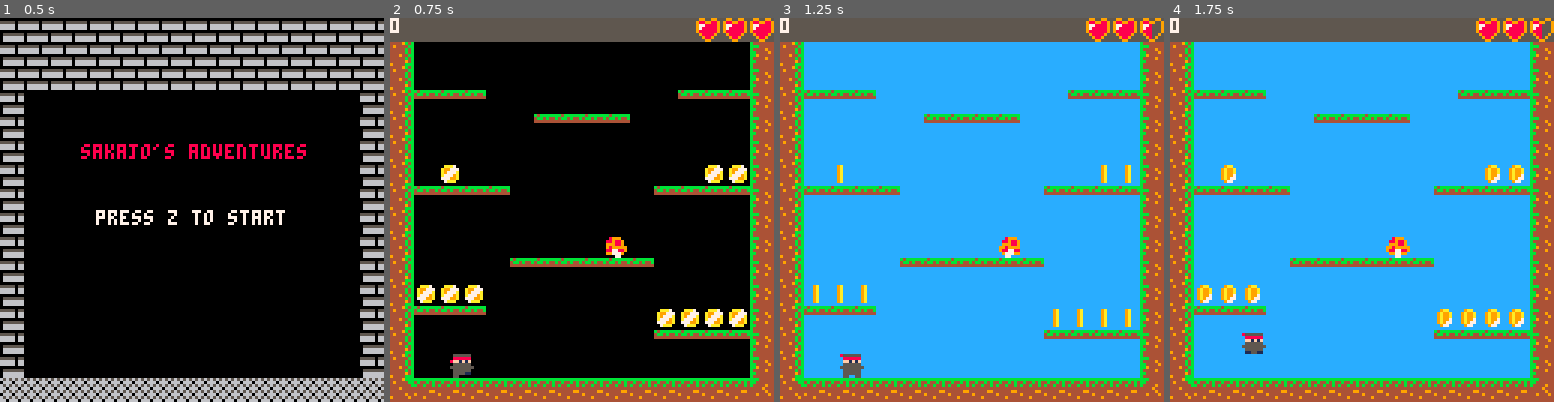
Above: before the commit, frames 1-4 (left to right).
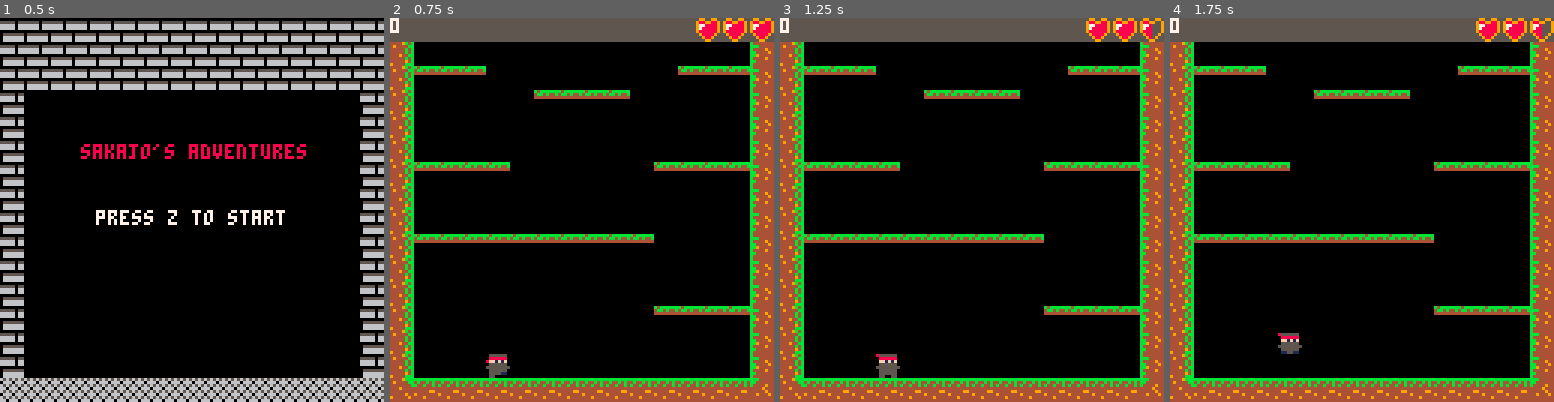
Above: after the commit, the same moments.

Repository: jmoreno1221/Sakajos-Adventures
Game: PICO-8 cartridge sasa.p8
Two runs of this game, one before a commit and one after it. Both use one fixed random seed, a clock stepped at 60 frames per second and the inputs below.
Inputs:
- Up to frame 1 (0.5 s): tap X (X key) at 0.33 s
- Up to frame 2 (0.75 s): tap O (Z key) at 0.7 s
- Up to frame 3 (1.25 s): tap X (X key) at 1.07 s
- Up to frame 4 (1.75 s): hold Right from 1.6 s (still down); tap O (Z key) at 1.7 s

Frame 1 is identical in both runs. In frame 2, 11% of the frame differs, in the area x 6-94%, y 12-94%; in frame 3, 77%, in the area x 6-94%, y 6-94%; in frame 4, 77%.

Commit message:
Fixed map a bit

Diff:
--- a/sasa.p8
+++ b/sasa.p8
@@ -8,8 +8,10 @@
 	title.lantern=10
 	coins={}
 	food={}
-	enemies={}
-	enemies.pic=23
+	mushroom={}
+	mushroom.pic=23
+	evilplant={}
+	evilplant.pic=42
 	food.y=0
 	coins.pic=38
 	step=0
@@ -19,15 +21,15 @@
 ---creates all variables for the game
 function gameinit()
 	mode=1
-	px=20    -- x-position
-	py=496   -- y-position
+	px=160    -- x-position
+	py=240   -- y-position
 	pstate=0 -- current player state
 	pspr=1   -- current sprite
 	pdir=0   -- current direction
 	pat=0    -- player state timer
 	lvl=1
-	camx=0
-	camy=384
+	camx=128
+	camy=128
 	floor=0
 	ceiling=0
 	leftwall=0
@@ -76,15 +78,15 @@
 ---advances throughout the levels
 function update_camera(lvl)
 	if lvl==1 then
-		if py < 390 and camy>0 then
-			camy = 264
+		if py < 135 then
+			camy = 0
 		else
-			camy = 384
+			camy = 128
 		end
-		floor=504
-		ceiling=272
-		leftwall=8
-	 rightwall=112
+		floor=244
+		ceiling=8
+		leftwall=136
+	 rightwall=240
 	end
 end
 
@@ -116,8 +118,10 @@
 function game_update60()
   coins.pic+=0.2
   food.y+=0.15
-  enemies.pic+=0.09
-  if(enemies.pic>26) enemies.pic=23
+  mushroom.pic+=0.09
+  evilplant.pic+=0.05
+  if(evilplant.pic>44) evilplant.pic=42
+  if(mushroom.pic>26) mushroom.pic=23
   if(food.y>2) food.y=0
   if(coins.pic>42) coins.pic=38
  left=btn(⬅️) -- button0 state
@@ -224,7 +228,8 @@
 
 function lvl_enemies(clevel)
 if clevel==1 then
-	spr(enemies.pic,72,456)
+	spr(mushroom.pic,72,456)
+	spr(evilplant.pic,32,432)
 end
 end
 
@@ -236,33 +241,33 @@
 map(0,16,camx,camy,16,1)
 print(score,camx,camy,7)
 if health==6 then
-spr(56,102,camy)
-spr(56,111,camy)
-spr(56,120,camy)
+spr(56,camx+102,camy)
+spr(56,camx+111,camy)
+spr(56,camx+120,camy)
 elseif health==5 then
-spr(56,102,camy)
-spr(56,111,camy)
-spr(57,120,camy)
+spr(56,camx+102,camy)
+spr(56,camx+111,camy)
+spr(57,camx+120,camy)
 elseif health==4 then
-spr(56,102,camy)
-spr(56,111,camy)
-spr(58,120,camy)
+spr(56,camx+102,camy)
+spr(56,camx+111,camy)
+spr(58,camx+120,camy)
 elseif health==3 then
-spr(56,102,camy)
-spr(57,111,camy)
-spr(58,120,camy)
+spr(56,camx+102,camy)
+spr(57,camx+111,camy)
+spr(58,camx+120,camy)
 elseif health==2 then
-spr(56,102,camy)
-spr(58,111,camy)
-spr(58,120,camy)
+spr(56,camx+102,camy)
+spr(58,camx+111,camy)
+spr(58,camx+120,camy)
 elseif health==1 then
-spr(57,102,camy)
-spr(58,111,camy)
-spr(58,120,camy)
+spr(57,camx+102,camy)
+spr(58,camx+111,camy)
+spr(58,camx+120,camy)
 else
-spr(58,102,camy)
-spr(58,111,camy)
-spr(58,120,camy)
+spr(58,camx+102,camy)
+spr(58,camx+111,camy)
+spr(58,camx+120,camy)
 end
 end
 __gfx__
@@ -275,21 +280,21 @@
 01155550055551100115511005555550000000009999990999999900070707000033330000070000505985055058950500555550000000000000000000070b00
 00000550055000000000000005500550000000000000990990999999000000000063360000777000555555555555555500055500000000000000000000000000
 555555550000000044494444444444444444444900000000656565650000000000000000000000000000040000e0000000333300000000004004000000000eee
-555555550000000044444444444944444444444455555055066606660899900000089990008999000009900066666666037777300077760004040000000000ee
-55555555000000004944444944444449444494446666606665656565889889000088988908898890000a90040666666037bb99730776777000440000000000ee
-55555555000000004444444449444444494444446666606666066606999889000099988909998890099009a006e9996037bb9973677777670ff4f9f049000099
-555555550000000044449444444494444444444400000000656565659899999009989999998999990a90099006e9996037aeee73777677779f9f4f9f99900949
-55555555000000004444444bb44b44b4b444449405555555066606668877889009887788988778894009900006e5956037eeea73555555555555555599499999
-5555555500000000494444bb4b4bbb4bbb44444406666666656565659977790000977799099779900009a0000659596003777730555555555555555509994990
+555555550000000044444444444944444444444455555055066606660988800000098880009888000009900066666666037777300077760004040000000000ee
+55555555000000004944444944444449444494446666606665656565998998000099899809989980000a90040666666037bb99730776777000440000000000ee
+55555555000000004444444449444444494444446666606666066606888998000088899808889980099009a006e9996037bb9973677777670ff4f9f049000099
+555555550000000044449444444494444444444400000000656565658988888008898888889888880a90099006e9996037aeee73777677779f9f4f9f99900949
+55555555000000004444444bb44b44b4b444449405555555066606669977998008997799899779984009900006e5956037eeea73555555555555555599499999
+5555555500000000494444bb4b4bbb4bbb44444406666666656565658877780000877788088778800009a0000659596003777730555555555555555509994990
 555555550000000044444bbbbbbbbbbbbbb494440666666666066606000770000007700000077000004000000066660000333300055555500555555000999900
-000000000000000044449b4bb4bbbbbbb44444449999999900000000000000000000000000000000000000000000000000000000000000000000000000000000
-0005666666650000494444bb4bb4b44bbbb444444444444400aaa700009aa0000009a00000077900000000000000000000000000000000000000000000000000
-005661117166500044444b4b44444444b4444944444444440a99777009a99a000009a00000779a90000000000000000000000000000000000000000000000000
-05661ccccc16650044444b4b00000000bb444494444444440a9777a009a99a000009a00000799a90000000000000000000000000000000000000000000000000
-5661cc171cc16650444944bb00000000bb944444999999990a7779a009a997000009a00000a99a90000000000000000000000000000000000000000000000000
-566cc11111cc665044444b4b00000000b444494444444444077799a009a977000009a00000a99a90000000000000000000000000000000000000000000000000
-566c1171111c66504444494b00000000bb44444444444444007aaa00009770000009a000000aa900000000000000000000000000000000000000000000000000
-566111ccc117665094444bbb00000000b44444444444444400000000000000000000000000000000000000000000000000000000000000000000000000000000
+000000000000000044449b4bb4bbbbbbb44444449999999900000000000000000000000000000000007507000077770000000000000000000000000000000000
+0005666666650000494444bb4bb4b44bbbb444444444444400aaa700009aa0000009a00000077900077057700877778000000000000000000000000000000000
+005661117166500044444b4b44444444b4444944444444440a99777009a99a000009a00000779a90777507778e8778e800000000000000000000000000000000
+05661ccccc16650044444b4b00000000bb444494444444440a9777a009a99a000009a00000799a90888888e88888888800000000000000000000000000000000
+5661cc171cc16650444944bb00000000bb944444999999990a7779a009a997000009a00000a99a908e88e8880e8e88e000000000000000000000000000000000
+566cc11111cc665044444b4b00000000b444494444444444077799a009a977000009a00000a99a90008e880000e8880000000000000000000000000000000000
+566c1171111c66504444494b00000000bb44444444444444007aaa00009770000009a000000aa90000b33b0000b33b0000000000000000000000000000000000
+566111ccc117665094444bbb00000000b44444444444444400000000000000000000000000000000000330000003300000000000000000000000000000000000
 56671c111c11665044449bbbbbbbbbbbbbb444440000000000000000000000000990099009900990099009900000000000000000000000000000000000000000
 56611c1c1c116650494444bb4b44b4b4bb4444440006000000000600000000009889988998899009900990090000000000000000000000000000000000000000
 56611c1c1c7166504444444bb44b44b4b44449440006500006056000000000009778888997780009900000090000000000000000000000000000000000000000
@@ -397,40 +402,40 @@
 0000000000000000000000000000000000000103010000000000008080808080000002010200808080800000000000000000010101000000000000000000000000000000000000000000000000000000000000000000000000000000000000000000000000000000000000000000000000000000000000000000000000000000
 0000000000000000000000000000000000000000000000000000000000000000000000000000000000000000000000000000000000000000000000000000000000000000000000000000000000000000000000000000000000000000000000000000000000000000000000000000000000000000000000000000000000000000
 __map__
-1515151515151515151515151515151512131313131313131313131313131313143333333333333333333333333333333333333333333333333333333333333333333333333333333333333333333333333333333333333333333333333333333333333333333333333333333333333333333333333333333333333333333333
-1515151515151515151515151515151522000000000000040400000000000000243300000000000000000000040404043333000000000000000000000404040433330000000000000000000004040404333300000000000000000000040404043300000000000000000000000000000000000000000000000000000000000033
-1515151515151515151515151515151522000000000000040400000000000000243300000000000000000000000000043333000000000000000000000000000433330000000000000000000000000004333300000000000000000000000000043300000000000000000000000000000000000000000000000000000000000033
-1500000000000000000000000000001522000000000000000404040404040404243300040004000000000000000000043333000400040000000000000000000433330004000400000000000000000004333300040004000000000000000000043300000000000000000000000000000000000000000000000000000000000033
-1500000000000000000000000000001522000000000000000004040404040004243304040404040000040400000004043333040404040400000404000000040433330404040404000004040000000404333304040404040000040400000004043300000000000000000000000000000000000000000000000000000000000033
-1500000000000000000000000000001522000404040404040000040404040404243304040404000000000000000000003333040404040000000000000000000033330404040400000000000000000000333304040404000000000000000000003300000000000000000000000000000000000000000000000000000000000033
-1500000000000000000000000000001522000000000004040404000404040404243304040404000000000000000000003333040404040000000000000000000033330404040400000000000000000000333304040404000000000000000000003300000000000000000000000000000000000000000000000000000000000033
-1500000000000000000000000000001522040000000004040400040404040404243304040000000400000000000000003333040400000004000000000000000033330404000000040000000000000000333304040000000400000000000000003300000000000000040404040404040404040404040404040404040404040433
-1500000000000000000000000000001522040000000000000000000000040404243304040400000000040000040404043333040404000000000400000404040433330404040000000004000004040404333304040400000000040000040404043300000000000000000000000000000000000000000000000000000000000433
-1500040404000404000404040404001522000000000000000000000000040000243304040404040404040404040404043333040404040404040404040404040433330404040404040404040404040404333304040404040404040404040404043300000000000000000000000000000000000000000000000000000000000033
-1500000000000000000000000000001522000000000000000000000004040000243304040404040404040404040400003333040404040404040404040404000033330404040404040404040404040000333304040404040404040404040400003300000000000000000000000000000000000000000000000000000000000033
-1500000000040000000000000000001522000000000000000000000000000000243300000000000000040400000000003333000000000000000404000000000033330000000000000004040000000000333300000000000000040400000000003300000000000000000000000000000000000000000000000000000000000033
-1500000000040000000000000000001522000000000000000000000000000000243300000000000000000000000000003333000000000000000000000000000033330000000000000000000000000000333300000000000000000000000000003300000000000000000000000000000000000000000000000000000000000033
-1500000000040400000000000000001522000000000000000000000000000000243300000000000000000000000000003333000000000000000000000000000033330000000000000000000000000000333300000000000000000000000000003300000000000000000000000000000000000000000000000000000000000033
-1500000000000000000000000000001522000000000000000000000000000000243300000000000000000000000000003333000000000000000000000000000033330000000000000000000000000000333300000000000000000000000000003300000000000000000000000000000000000000000000000000000000000033
-1616161616161616161616161616161622000000000000000000000000000000243300000000000000000000000000003333000000000000000000000000000033330000000000000000000000000000333333333333333333333333333333333333333333333333333333333333333333333333333333333333333333333333
-1010101010101010101010101010101022000000000000000000000000000000243300000000000000000000000000003333000000000000000000000000000033330000000000000000000000000000333333333333333333333333333333333333333333333333333333333333333333333333333333333333333333333333
-0400000000000000000404040404040422000000000000000000000000000000243300000000000000000000000000003333000000000000000000000000000033330000000000000000000000000000333300000000000000000000000000000400000000000000000000000000000000000000000000000000000000000033
-0400000000000000000000000004040422000000000000000000000000000000243300000000000000000000000000003333000000000000000000000000000033330000000000000000000000000000333300000000000000000000000000000400000000000000000000000000000000000000000000000000000000000033
-0400000000000000000404040404040422040000000000000000000000000000243300000000000000000000000000003333000000000000000000000000000033330000000000000000000000000000333300000000000000000000000000040400000000000000000000000000000000000000000000000000000000000033
-0400000000000000000000000000c5c522000000000000000000000000000000243300000000000000000000000000003333000000000000000000000000000033330000000000000000000000000000333300000000000000000000000000040400000000000000000000000000000000000000000000000000000000000033
-0400000000000000000000000000c5c522000000000000000000000000000000243300000000000000000000000000003333000000000000000000000000000033330000000000000000000000000000333300000000000000000000000000040400000000000000000000000000000000000000000000000000000000000033
-0400000000000000000000000000c5c522000000000000000000000404040400243300000000000000000000000000003333000000000000000000000000000033330000000000000000000000000000333300000000000000000000000000040400000000000000000000000000000000000000000000000000000000000033
-0400000000000000000000000000c5c522000000000000000000040400000400243300000000000000000000000000003333000000000000000000000000000033330000000000000000000000000000333300000000000000000000000000040400000000000000000000000000000000000000000000000000000000000033
-0400000000000000000004040000c5c522000000000000000000040000000400243300000000000000000000000000003333000000000000000000000000000033330000000000000000000000000000333300000000000000000000000000040400000000000000000000000000000000000000000000000000000000000033
-0400000000000000000000040400c5c522000000000000000000000000000400243300000000000000000000000000003333000000000000000000000000000033330000000000000000000000000000333300000000000000000000000000000400000000000000000000000000000000000000000000000000000000000033
-040000000000000000000000000404c522000000000000000000000000000000243300000000000000000000000000003333000000000000000000000000000033330000000000000000000000000000333300000000000000000000000000000400000000000000000000000000000000000000000000000000000000000033
-040000000000c5c5c5c5c5c5c500040422040400000000000000000000000000243300000000000000000000000000003333000000000000000000000000000033330000000000000000000000000000333300000000000000000000000000000400000000000000000000000000000000000000000000000000000000000033
-040000000000c5c5c5c5c5c50000000422040404040400000000000000000000243300000000000000000000000000003333000000000000000000000000000033330000000000000000000000000000333300000000000000000000000000000400000000000000000000000000000000000000000000000000000000000033
-040000000000c5000000c5c5000000c522000000040400000000000000000000243300000000000000000000000000003333000000000000000000000000000033330000000000000000000000000000333300000000000000000000000000000400000000000000000000000000000000000000000000000000000000000033
-040000000000c500c5c5c5c5000000c522000000040400000000000000000000243300000000000000000000000000003333000000000000000000000000000033330000000000000000000000000000333300000000000000000000000000000400000000000000000000000000000000000000000000000000000000000033
-0400000000000000c500c500000000c532333333333333333333333333333333343333333333333333333333333333333333333333333333333333333333333333333333333333333333333333333333333333333333333333333333333333333333333333333333333333333333333333333333333333333333333333333333
-…(5 lines of a section not shown)…
+1515151515151515151515151515151512131313131313131313131313131314333333333333333333333333333333333333333333333333333333333333333333333333333333333333333333333333333333333333333333333333333333333333333333333333333333333333333333333333333333333333333333333333
+1515151515151515151515151515151522000000040400000004000404040424330000000000000000000004040404333300000000000000000000040404043333000000000000000000000404040433330000000000000000000000040404043300000000000000000000000000000000000000000000000000000000000033
+1515151515151515151515151515151522000000040404040000000400202124330000000000000000000000000004333300000000000000000000000000043333000000000000000000000000000433330000000000000000000000000000043300000000000000000000000000000000000000000000000000000000000033
+1500000000000000000000000000001522000000040404040404040404303124330004000400000000000000000004333300040004000000000000000000043333000400040000000000000000000433330004000404000000000000000000043300000000000000000000000000000000000000000000000000000000000033
+1500000000000000000000000000001522042323232323232323232323232324330404040404000004040000000404333304040404040000040400000004043333040404040400000404000000040433330404040404040000040400000004043300000000000000000000000000000000000000000000000000000000000033
+1500000000000000000000000000001522000004000000000000000000000024330404040400000000000000000000333304040404000000000000000000003333040404040000000000000000000033330404040404000000000000000000003300000000000000000000000000000000000000000000000000000000000033
+1500000000000000000000000000001522232323230404040400040000040424330404040400000000000000000000333304040404000000000000000000003333040404040000000000000000000033330404040404000000000000000000003300000000000000000000000000000000000000000000000000000000000033
+1500000000000000000000000000001522000000000000000000000000000024330404000000040000000000000000333304040000000400000000000000003333040400000004000000000000000033330404000000000400000000000000003300000000000000040404040404040404040404040404040404040404040433
+1500000000000000000000000000001522000000040404040400000000000024330404040000000004000004040404333304040400000000040000040404043333040404000000000400000404040433330404040000000000040000040404043300000000000000000000000000000000000000000000000000000000000433
+1500040404000404000404040404001522000000000000232300000004000024330404040404040404040404040404333304040404040404040404040404043333040404040404040404040404040433330404040404040404040404040404043300000000000000000000000000000000000000000000000000000000000033
+1500000000000000000000000000001522000000000004040404040404000024330404040404040404040404040000333304040404040404040404040400003333040404040404040404040404000033330404040404040404040404040400003300000000000000000000000000000000000000000000000000000000000033
+1500000000040000000000000000001522000000000000000000002300002324330000000000000004040000000000333300000000000000040400000000003333000000000000000404000000000033330000000000000000040400000000003300000000000000000000000000000000000000000000000000000000000033
+1500000000040000000000000000001522232323232300000000000000000024330000000000000000000000000000333300000000000000000000000000003333000000000000000000000000000033330000000000000000000000000000003300000000000000000000000000000000000000000000000000000000000033
+1500000000040400000000000000001522000400000000000000000000000024330000000000000000000000000000333300000000000000000000000000003333000000000000000000000000000033330000000000000000000000000000003300000000000000000000000000000000000000000000000000000000000033
+1500000000000000000000000000001522000000000000000400000000000024330000000000000000000000000000333300000000000000000000000000003333000000000000000000000000000033330000000000000000000000000000003300000000000000000000000000000000000000000000000000000000000033
+1616161616161616161616161616161622230000002323040423230000000024330000000000000000000000000000333300000000000000000000000000003333000000000000000000000000000033333333333333333333333333333333333333333333333333333333333333333333333333333333333333333333333333
+1010101010101010101010101010101022000000000000000000000000000024330000000000000000000000000000333300000000000000000000000000003333000000000000000000000000000033333333333333333333333333333333333333333333333333333333333333333333333333333333333333333333333333
+0400000000000000000404040404040422000400000000000000000000000424330000000000000000000000000000333300000000000000000000000000003333000000000000000000000000000033330000000000000000000000000000000400000000000000000000000000000000000000000000000000000000000033
+0400000000000000000000000004040422232323000000000004000023232324330000000000000000000000000000333300000000000000000000000000003333000000000000000000000000000033330000000000000000000000000000000400000000000000000000000000000000000000000000000000000000000033
+0400000000000000000404040404040422000000000023232323000000000024330000000000000000000000000000333300000000000000000000000000003333000000000000000000000000000033330000000000000000000000000000040400000000000000000000000000000000000000000000000000000000000033
+0400000000000000000000000000c5c522000000000000000000000000000024330000000000000000000000000000333300000000000000000000000000003333000000000000000000000000000033330000000000000000000000000000040400000000000000000000000000000000000000000000000000000000000033
+0400000000000000000000000000c5c522000400000000000000000400040024330000000000000000000000000000333300000000000000000000000000003333000000000000000000000000000033330000000000000000000000000000040400000000000000000000000000000000000000000000000000000000000033
+0400000000000000000000000000c5c522232323230000000000002323232324330000000000000000000000000000333300000000000000000000000000003333000000000000000000000000000033330000000000000000000000000000040400000000000000000000000000000000000000000000000000000000000033
+0400000000000000000000000000c5c522000000000000000000000000000024330000000000000000000000000000333300000000000000000000000000003333000000000000000000000000000033330000000000000000000000000000040400000000000000000000000000000000000000000000000000000000000033
+0400000000000000000004040000c5c522000000000000000004000000000024330000000000000000000000000000333300000000000000000000000000003333000000000000000000000000000033330000000000000000000000000000040400000000000000000000000000000000000000000000000000000000000033
+0400000000000000000000040400c5c522232323232323232323230000000024330000000000000000000000000000333300000000000000000000000000003333000000000000000000000000000033330000000000000000000000000000000400000000000000000000000000000000000000000000000000000000000033
+040000000000000000000000000404c522040404040404040404000000000024330000000000000000000000000000333300000000000000000000000000003333000000000000000000000000000033330000000000000000000000000000000400000000000000000000000000000000000000000000000000000000000033
+040000000000c5c5c5c5c5c5c500040422040404040404040404000000000024330000000000000000000000000000333300000000000000000000000000003333000000000000000000000000000033330000000000000000000000000000000400000000000000000000000000000000000000000000000000000000000033
+040000000000c5c5c5c5c5c50000000422040404040404040404042323232324240000000000000000000000000000333300000000000000000000000000003333000000000000000000000000000033330000000000000000000000000000000400000000000000000000000000000000000000000000000000000000000033
+040000000000c5000000c5c5000000c522040404040404040404040000000024240000000000000000000000000000333300000000000000000000000000003333000000000000000000000000000033330000000000000000000000000000000400000000000000000000000000000000000000000000000000000000000033
+040000000000c500c5c5c5c5000000c522000000040400000000000000000024330000000000000000000000000000333300000000000000000000000000003333000000000000000000000000000033330000000000000000000000000000000400000000000000000000000000000000000000000000000000000000000033
+0400000000000000c500c500000000c532333333333333333333333333333334333333333333333333333333333333333333333333333333333333333333333333333333333333333333333333333333333333333333333333333333333333333333333333333333333333333333333333333333333333333333333333333333
+…(5 lines of a section not shown)…
